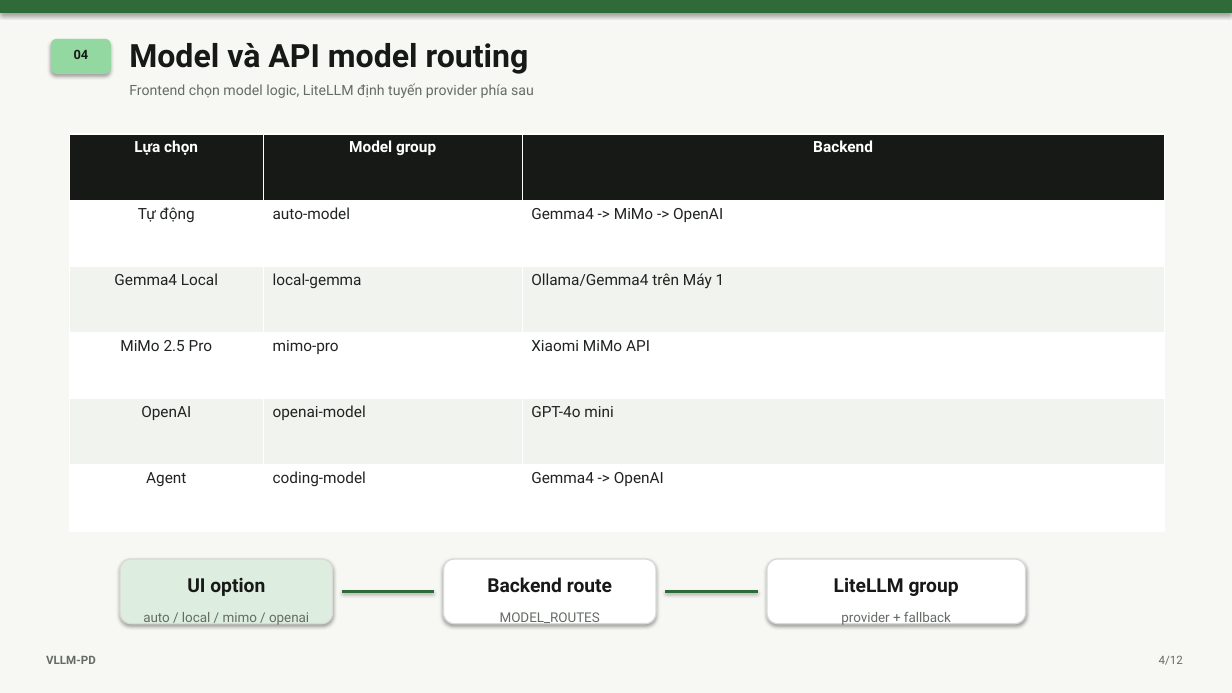
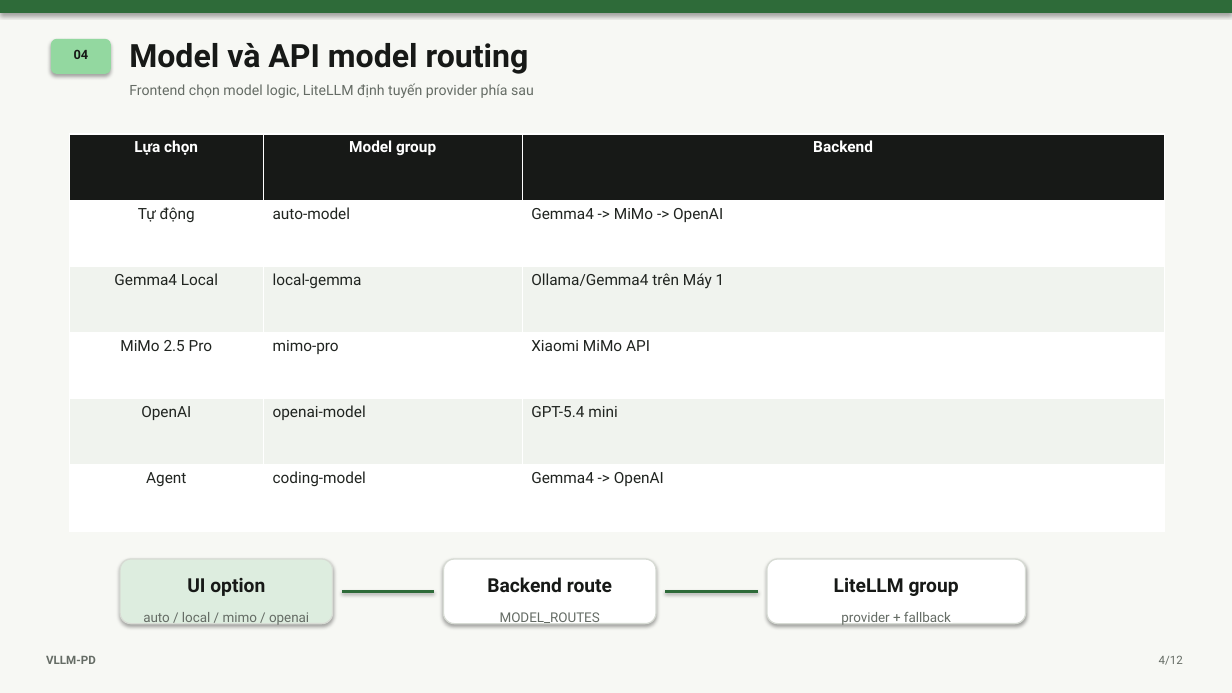
Before and after one commit to JKLover0909/VLLM-PD, a slide deck: slide 4 of slides/VLLM-PD-presentation.pptx. Drawn at 1232x693 pixels with LibreOffice and Linux fonts; fonts in the diff are those of the drawing. Boxes give left, top, right and bottom in pixels: in the first picture for what was removed or moved away, otherwise in the second. Text is boxed around its words. In the diff, an @@ line names an element or a change of style, - is before the commit and + after.

```diff
--- a/slides/VLLM-PD-presentation.pptx
+++ b/slides/VLLM-PD-presentation.pptx
@@ table at [69,134,1165,531] @@
-row 5, column 3: GPT-4o mini
+row 5, column 3: GPT-5.4 mini
```
Also in this commit, not shown: 28 other files.
